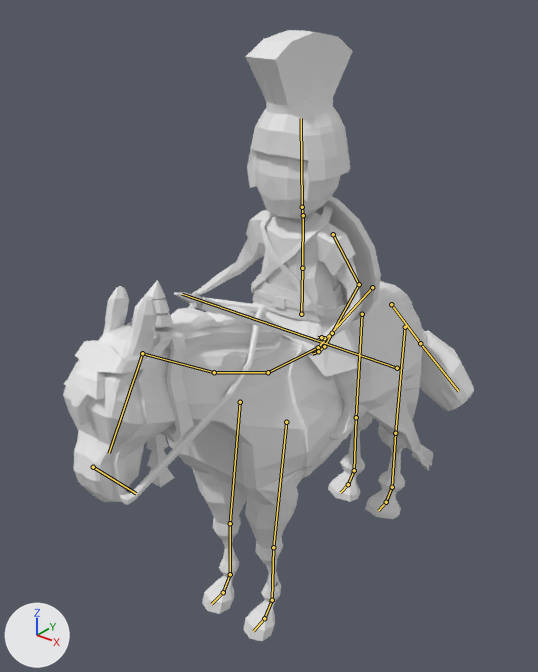
Two versions of the Blender file Map/Assets/Models/Hittites/Hittite_cavalry/Hittite_cavalry_advanced.blend, one commit apart.
Both versions are drawn from a camera (50 mm lens) standing at (2.49, -3.44, 3.91) and looking at (-0.13, -0.16, 1.87). Every picture has the same lights, and +X, +Y and +Z are marked at lower left. Both versions are drawn at frame 17 of the action 'Hittite_Cavalry_Advanced_Idle'; the numbers are the values there. The bones that bend it are drawn over the model as lines.

In view in the first picture: 'Hittite', 'Horse'.
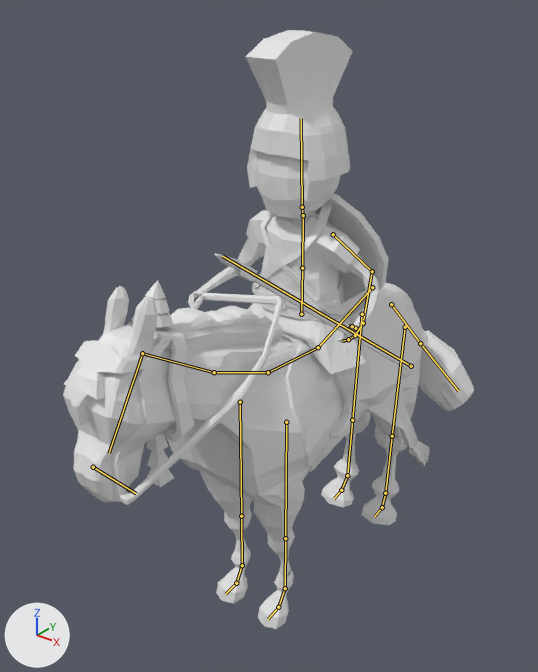
Boxes [x1, y1, x2, y2] around the edits, measured in the pictures (538 x 672 px):
'Horse', posed
    before: [63, 280, 474, 642]
    after: [63, 280, 474, 629]
'Hittite', posed
    before: [174, 30, 400, 440]
    after: [188, 30, 413, 438]
bone 'Brazo.L', root to tip
    before: (333, 234) to (359, 284)
    after: (333, 234) to (372, 271)
bone 'Antebrazo.L', root to tip
    before: (359, 284) to (332, 333)
    after: (372, 271) to (363, 323)
bone 'Mano.L', root to tip
    before: (332, 333) to (324, 346)
    after: (363, 323) to (355, 335)
bone 'Lance', root to tip
    before: (397, 368) to (182, 294)
    after: (411, 366) to (222, 256)

The edits, one by one:
Bone 'Brazo.L' (bone_brazo_l) turns from (0, 0, 0) to (-22, 16, 0) degrees about its own x, y and z.
Bone 'Antebrazo.L' (bone_antebrazo_l) turns from (0, 0, 0) to (20, -21, 8) degrees about its own x, y and z.
Bone 'Mano.L' (bone_mano_l) turns from (0, 0, 0) to (5, 8, -13) degrees about its own x, y and z.
Bone 'Lance' (bone_lance) moves from (0.0, 0.0, 0.0) to (-0.01, 0.56, 0.01).
Bone 'PataDel_Control.L' (bone_patadel_control_l) moves from (0.0, 0.0, 0.0) to (0.0, -1.02, 0.18).
Bone 'PataDel_Control.L' (bone_patadel_control_l) turns from (0, 0, 0) to (1, 0, 0) degrees about its own x, y and z.
Bone 'PataTras_Control.L' (bone_patatras_control_l) moves from (0.0, 0.0, 0.0) to (0.0, 0.77, 1.28).
Bone 'PataTras_Control.L' (bone_patatras_control_l) turns from (0, 0, 0) to (1, 0, 0) degrees about its own x, y and z.
Bone 'PataDel_Control.R' (bone_patadel_control_r) moves from (0.0, 0.0, 0.0) to (0.0, -0.91, 0.33).
Bone 'PataTras_Control.R' (bone_patatras_control_r) moves from (0.0, 0.0, 0.0) to (0.0, 0.71, 0.0).
